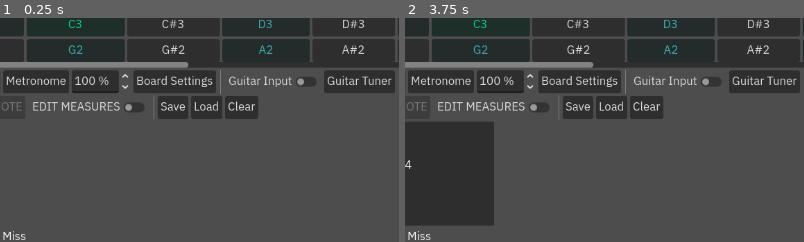
Above: before the commit, frames 1-2 (left to right).
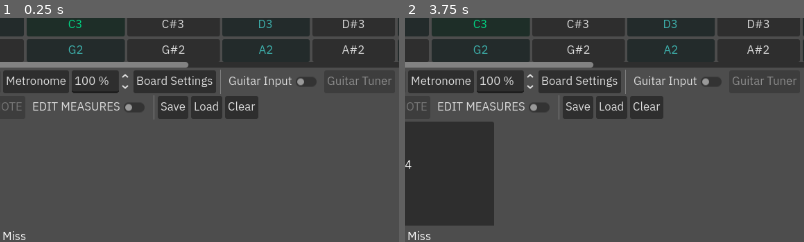
Above: after the commit, the same moments.

Repository: TetroTheo/GuitarMaster
Game: Godot game, scene res://test.tscn
Two runs of this game, one before a commit and one after it. Both use one fixed random seed, a clock stepped at 60 frames per second and the inputs below. Sound files missing from this copy of the repository are replaced by a short silence.
Inputs:
- Up to frame 1 (0.25 s): no input
- Up to frame 2 (3.75 s): click "Play/Stop" at 0.5 s; click "Play/Stop" at 1.25 s; click "E4" at 2 s; click "F4" at 2.75 s; click "F#4" at 3.5 s
The pictures show only the part of the screen within x 28-78%, y 24-74%; the shares and areas given below are measured in that part.

The runs differ from the first frame. In frame 1, 0.2% of the frame differs, in the area x 82-98%, y 25-30%; in frame 2, 0.2%.

Commit message:
fixed the note detector to detect chords properly. the way it does this is simple: if at least one of the notes in the chord is being played, then the chord will be counted as being played.

Diff:
--- a/communicator.gd
+++ b/communicator.gd
@@ -64,7 +64,9 @@
 		widgets.get_node("NoteName").text = note.note_name()
 		widgets.get_node("Volume").text = str(snapped(volume,0.01))
 	if volume > 0.1:
-		add_input_event(note)
+		if not gaming:
+			key_pressed(note)
+	add_input_event(note)
 
 func add_input_event(note: Note):
 	var event = Event.new()
@@ -497,13 +499,14 @@
 
 
 func on_note_hit(timing: float):
-	if timing < 0.1:
+	print(timing)
+	if timing < 0.1: ## perfect
 		accuracy_matrix[0] += 1
-	elif timing < 0.3:
+	elif timing < 0.3: ## great
 		accuracy_matrix[1] += 1
-	elif timing < 0.6:
+	elif timing < 0.6: ## good
 		accuracy_matrix[2] += 1
-	else:
+	else: ## bad
 		accuracy_matrix[3] += 1
 	update_accuracy_display()
 
--- a/event.gd
+++ b/event.gd
@@ -28,3 +28,11 @@
 ## returns how long (in seconds) the event has been alive.
 func age() -> float:
 	return max_wait_time - time_left
+
+
+## get all note names as an array
+func get_note_names() -> Array[String]:
+	var array: Array[String]
+	for note in notes:
+		array.append(note.note_name())
+	return array
--- a/event_nodes.gd
+++ b/event_nodes.gd
@@ -7,7 +7,7 @@
 	for note_event: Event in $Notes.get_children():
 		for input_event: Event in $Inputs.get_children():
 			## inputs only have one note!
-			if input_event.notes[0] in note_event.notes:
+			if input_event.notes[0].note_name() in note_event.get_note_names():
 				## the condition is satisfied
 				var timing: float = note_event.age() - input_event.age()
 				note_hit.emit(timing)
--- a/guitar_input_recorder.gd
+++ b/guitar_input_recorder.gd
@@ -10,7 +10,7 @@
 const MAX_DATA = 2048
 ## anything below 0.001 is low confidence,
 ## at least with this microphone.
-const MIN_VOLUME := 0.1
+const MIN_VOLUME := 0.001
 var detection_delay = 0
 var thread := Thread.new()
 var current_pitch := 0.0
--- a/test.tscn
+++ b/test.tscn
@@ -151,6 +151,7 @@
 
 [node name="Tuner" type="Button" parent="Communicator/MainControls" unique_id=1563579507]
 layout_mode = 2
+disabled = true
 toggle_mode = true
 text = "Guitar Tuner"
 
